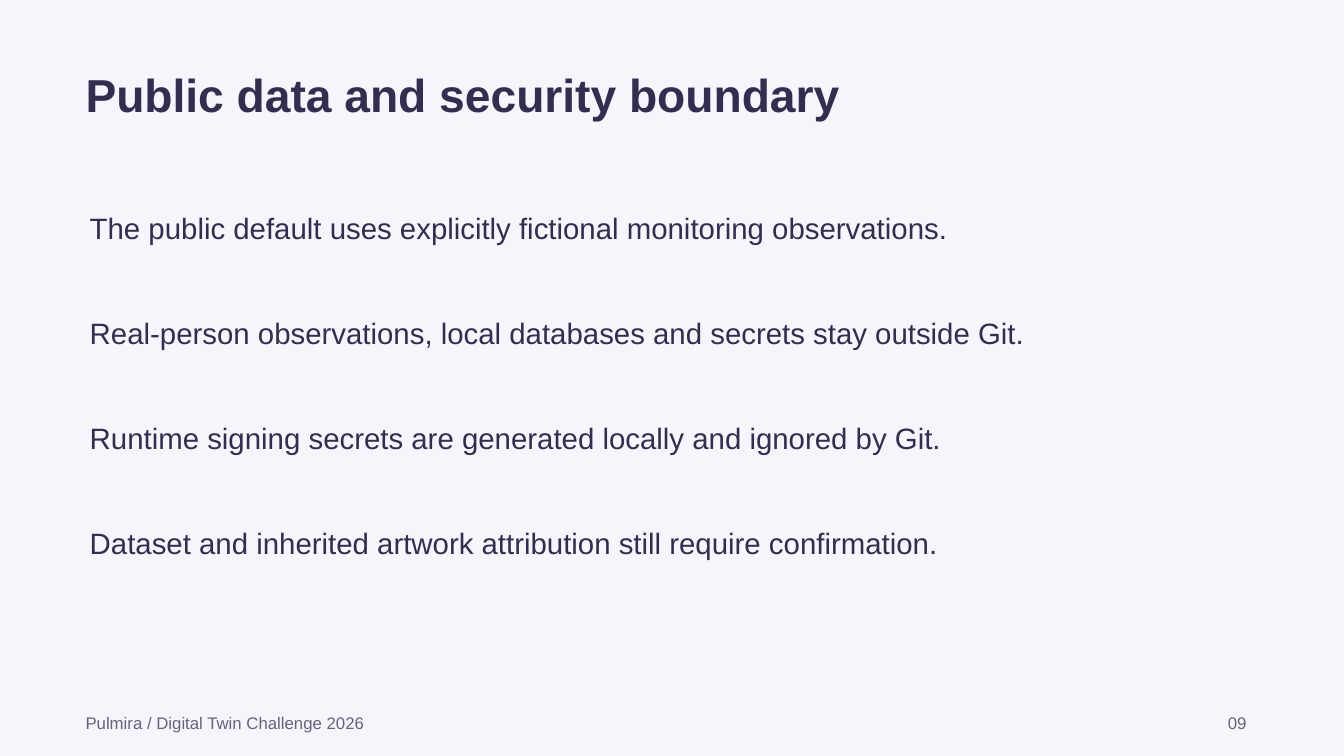
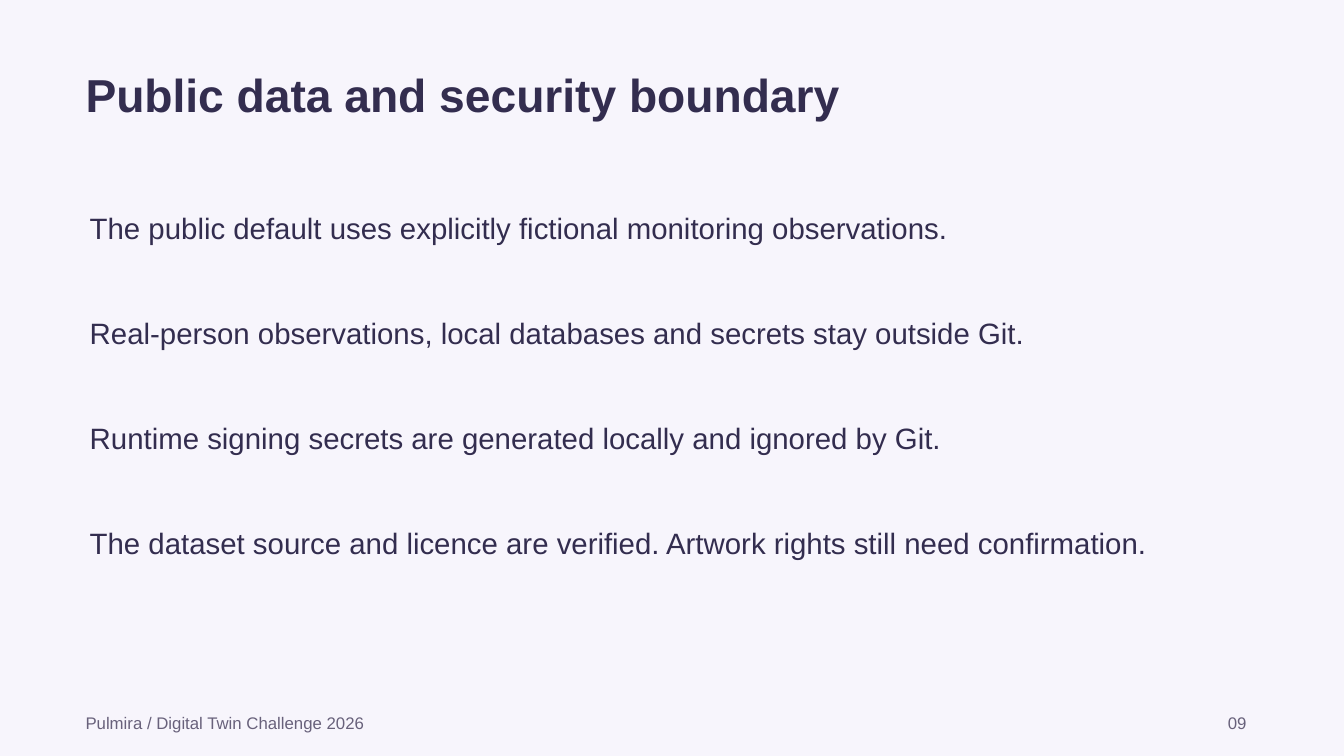
Before and after one commit to GuruyuganKarthik8377/Pulmira, a slide deck: slide 9 of docs/Pulmira_Presentation.pptx. Drawn at 1344x756 pixels with LibreOffice and Linux fonts; fonts in the diff are those of the drawing. Boxes give left, top, right and bottom in pixels: in the first picture for what was removed or moved away, otherwise in the second. Text is boxed around its words. In the diff, an @@ line names an element or a change of style, - is before the commit and + after.

Commit message:
Update dataset attribution and documentation

```diff
--- a/docs/Pulmira_Presentation.pptx
+++ b/docs/Pulmira_Presentation.pptx
@@ text at (90, 532, 1146, 560): text changed @@
-Dataset and inherited artwork attribution still require confirmation.
+The dataset source and licence are verified. Artwork rights still need confirmation.
```
Also in this commit, not shown: 1 other slide changed, 14 other files.
